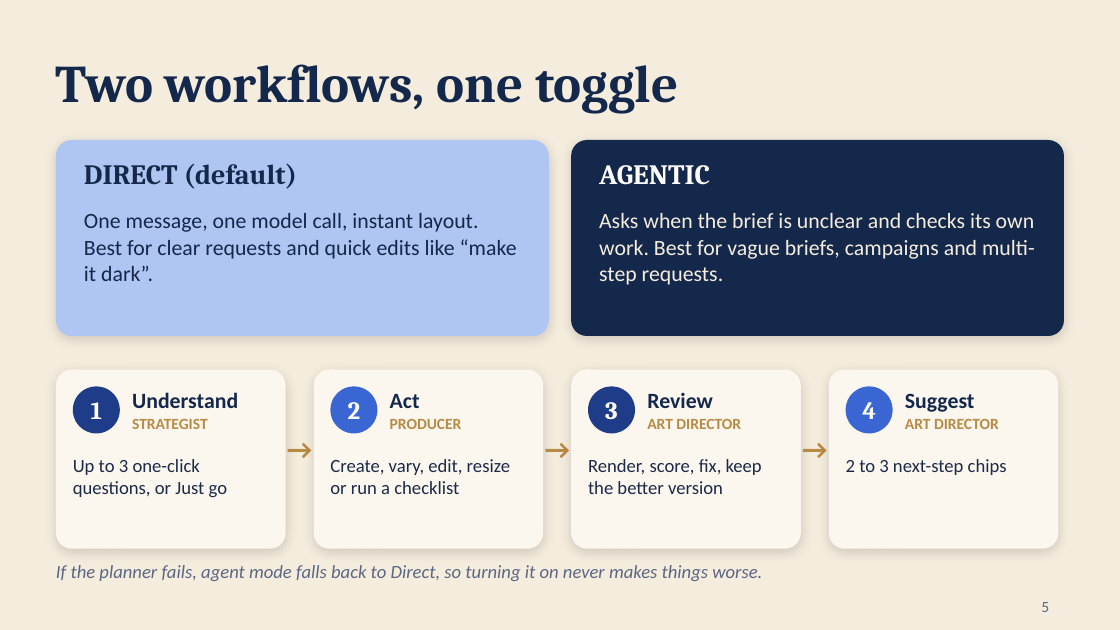
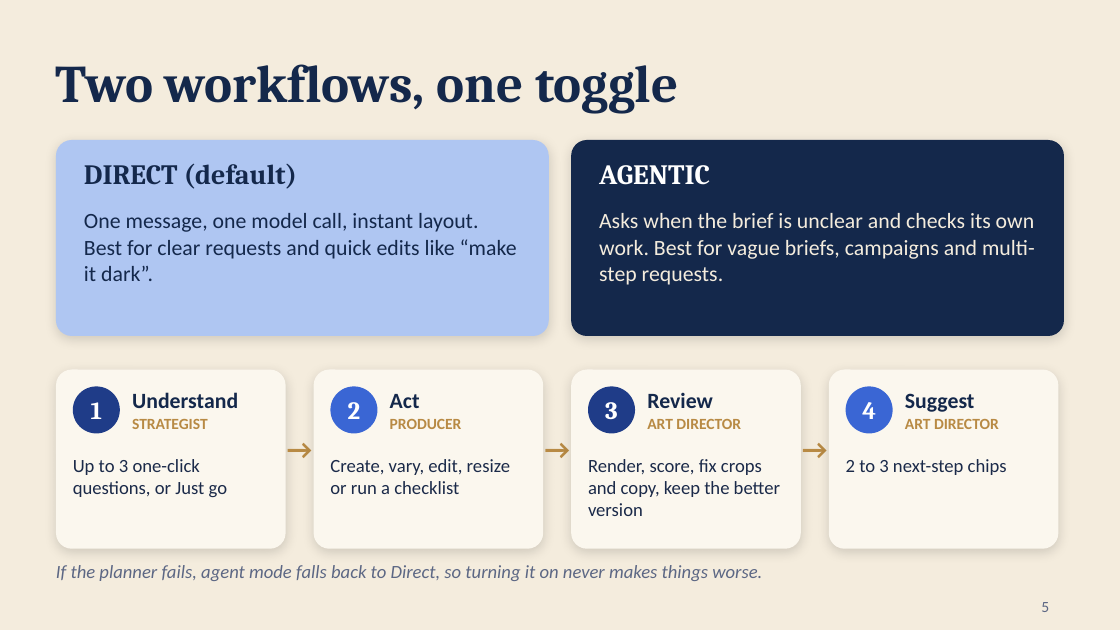
Before and after one commit to sreekarp/crux-ad-editor, a slide deck: slide 5 of docs/Xero-Copilot-Blue-Beige.pptx. Drawn at 1120x630 pixels with LibreOffice and Linux fonts; fonts in the diff are those of the drawing. Boxes give left, top, right and bottom in pixels: in the first picture for what was removed or moved away, otherwise in the second. Text is boxed around its words. In the diff, an @@ line names an element or a change of style, - is before the commit and + after.

```diff
--- a/docs/Xero-Copilot-Blue-Beige.pptx
+++ b/docs/Xero-Copilot-Blue-Beige.pptx
@@ text at bbox=[588, 459, 780, 516]: text changed @@
-Render, score, fix, keep the better version
+Render, score, fix crops and copy, keep the better version
```
Also in this commit, not shown: 4 other slides changed, 1 slide added, 3 other files.
